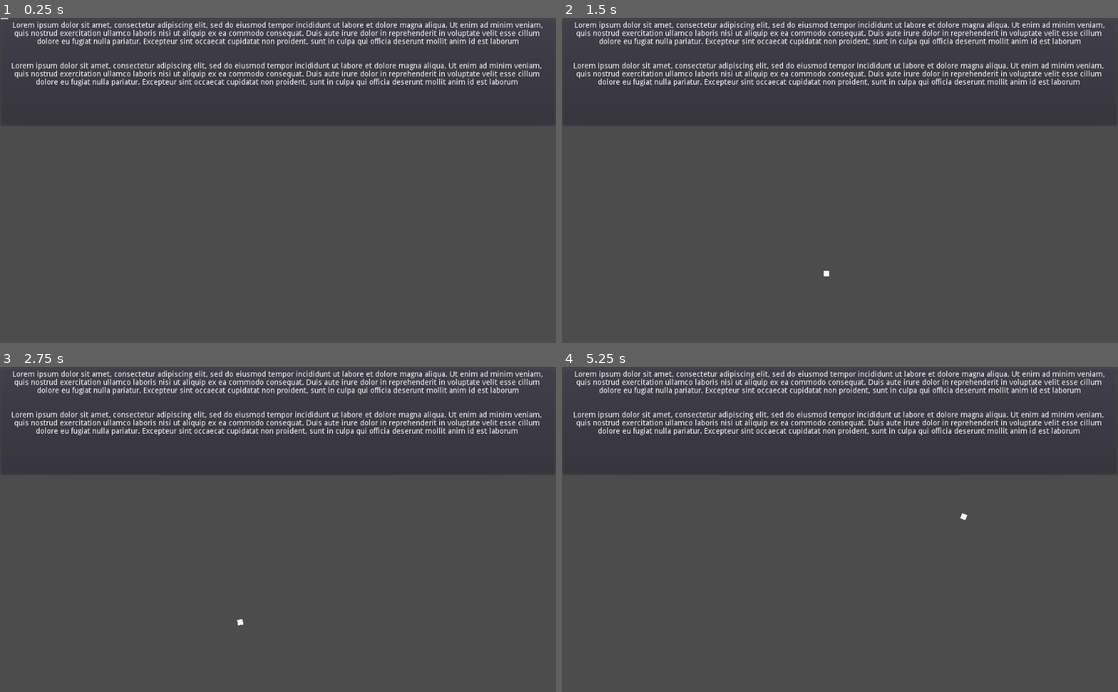
Above: before the commit, frames 1-4 (two rows, left to right).
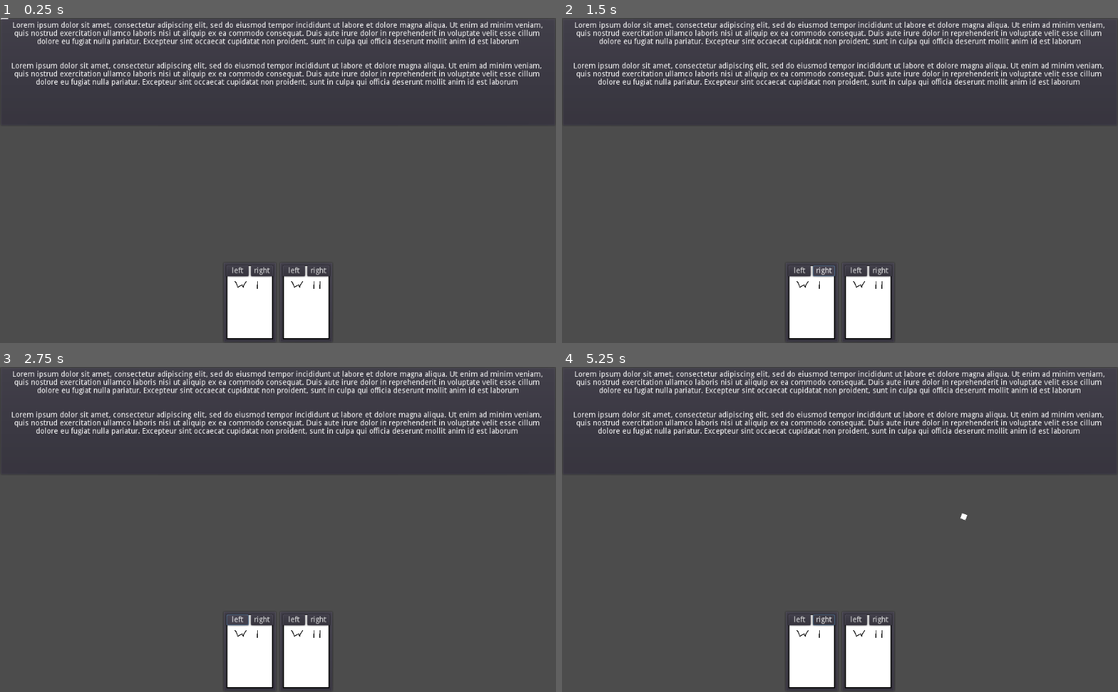
Above: after the commit, the same moments.

Repository: AngelOnFira/ggj-2022
Game: Godot game, scene res://Main.tscn
Two runs of this game, one before a commit and one after it. Both use one fixed random seed, a clock stepped at 60 frames per second and the inputs below. The engine's default icon, where the game draws it, is replaced by a stand-in: a white triangle on a blue panel in a dark square.
Inputs (mouse positions are in pixels of both pictures, inside the frame that each line leads up to):
- Up to frame 1 (0.25 s): no input
- Up to frame 2 (1.5 s): click (801, 271) at 0.5 s, where only the run after the commit has a clickable "left"; click (823, 271) at 1.25 s, where only the run after the commit has a clickable "right"
- Up to frame 3 (2.75 s): click (239, 620) at 2 s, where only the run after the commit has a clickable "left"
- Up to frame 4 (5.25 s): click (823, 620) at 2.75 s, where only the run after the commit has a clickable "right"; click (801, 620) at 3.5 s, where only the run after the commit has a clickable "left"; click (823, 620) at 4.25 s, where only the run after the commit has a clickable "right"; tap Enter at 5 s; move the mouse to (962, 513) at 5.02 s; click (962, 513) at 5.1 s

The runs differ from the first frame. In frame 1, 3.4% of the frame differs, in the area x 40-60%, y 75-99%; in frame 2, 3.5%; in frame 3, 3.5%; in frame 4, 3.4%.
Error after the commit: Invalid get index 'cards' (on base: 'HBoxContainer'). (res://master.gd:29)

Commit message:
Type + Paths

Diff:
--- a/master.gd
+++ b/master.gd
@@ -1,7 +1,7 @@
 extends Control
 
-var PlayerCard = preload("res://Card.tscn")
-var CardContainerPath = NodePath("PlayerCards/HBoxContainer")
+var PlayerCard:PackedScene = preload("res://Card.tscn")
+var CardContainerPath:NodePath = NodePath("PlayerCards/HBoxContainer")
 var current_page
 
 # Called when the node enters the scene tree for the first time.
@@ -25,8 +25,8 @@
 	self.current_page = page
 
 	# Remove existing cards
-	var cards = get_node(CardContainerPath)
-	for child in cards.get_children():
+	#var cards = get_node(CardContainerPath)
+	for child in get_node(CardContainerPath).cards.get_children():
 		child.queue_free()
 
 	# TODO Add new cards then update page text
